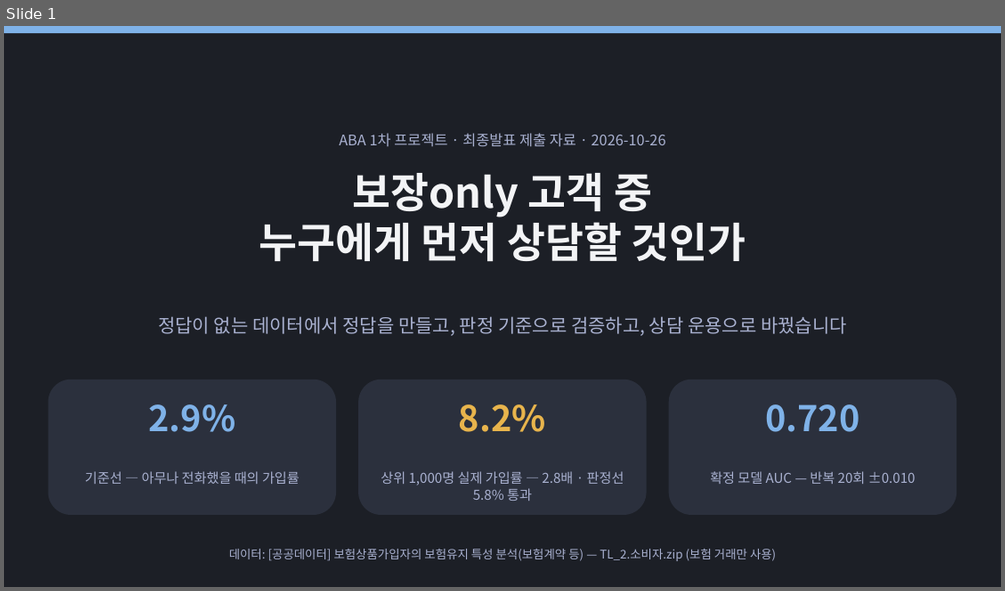
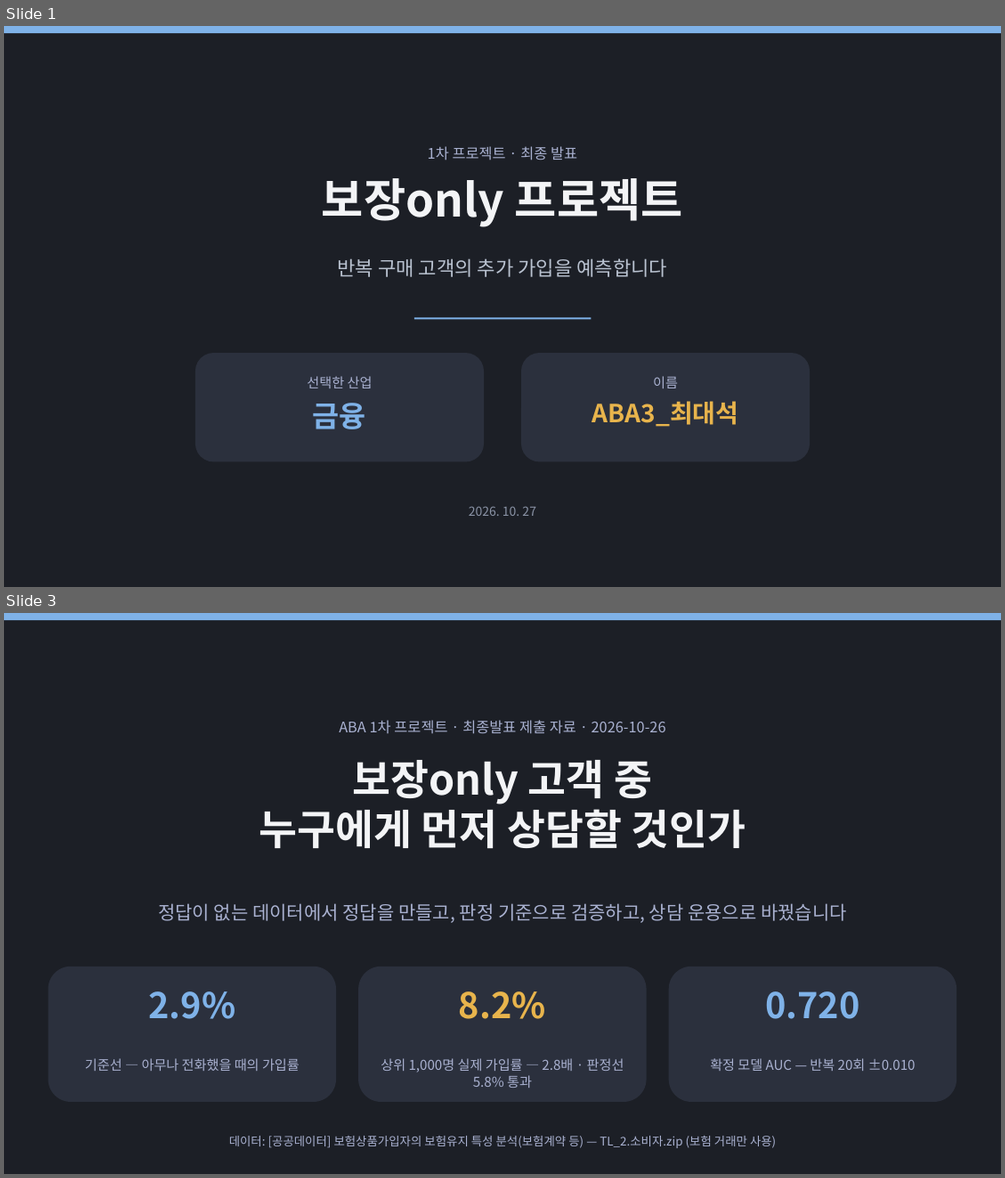
Before and after one commit to lunteras/pj1, a slide deck: artifacts/프로젝트1_최종발표자료.pptx. Shown one above the other, each under a label of ours: slide 1 before the commit, slides 1 and 3 after it; the slides between them are not shown. The pictures are 1005x591 and 1005x1178 pixels, drawn with LibreOffice and Linux fonts; fonts in the diff are those of the drawing. Boxes give left, top, right and bottom in pixels: in the first picture for what was removed or moved away, otherwise in the second. Text is boxed around its words. In the diff, an @@ line names an element or a change of style, - is before the commit and + after.

Commit message:
표지+산업·데이터·동기 슬라이드 추가, 대본 18장 동기화 (표지 2카드, 발표동기 3줄 요약)

```diff
--- a/artifacts/프로젝트1_최종발표자료.pptx
+++ b/artifacts/프로젝트1_최종발표자료.pptx
@@ slide 1 added at <box>4,26,1001,587</box>, background #1C1F26 @@
@@ rectangle added at <box>4,26,1001,33</box>, fill #7FB2E8 @@
@@ text added at <box>428,146,577,160</box>, 14 pt, text #A9B1D0 @@
+1차 프로젝트 · 최종 발표
@@ text added at <box>322,178,683,227</box>, 44 pt, text #F3F4F6, bold @@
+보장only 프로젝트
@@ text added at <box>338,258,668,277</box>, 19 pt, text #B9C2D0 @@
+반복 구매 고객의 추가 가입을 예측합니다
@@ rectangle added at <box>414,318,591,319</box>, fill #7FB2E8 @@
@@ rounded rectangle added at <box>195,353,484,462</box>, fill #2B303D @@
@@ rounded rectangle added at <box>521,353,810,462</box>, fill #2B303D @@
@@ text added at <box>307,376,372,388</box>, 13 pt, text #A9B1D0 @@
+선택한 산업
@@ text added at <box>653,376,678,388</box>, 13 pt, text #A9B1D0 @@
+이름
@@ text added at <box>313,402,366,429</box>, 28 pt, text #7FB2E8, bold @@
+금융
@@ text added at <box>592,401,739,426</box>, 24 pt, text #E8B44C, bold @@
+ABA3_최대석
@@ text added at <box>469,506,536,516</box>, 12 pt, text #8A93A6 @@
+2026. 10. 27
@@ what was slide 1 is now slide 3 @@
```
Also in this commit, not shown: 1 other slide added, 1 other file.
